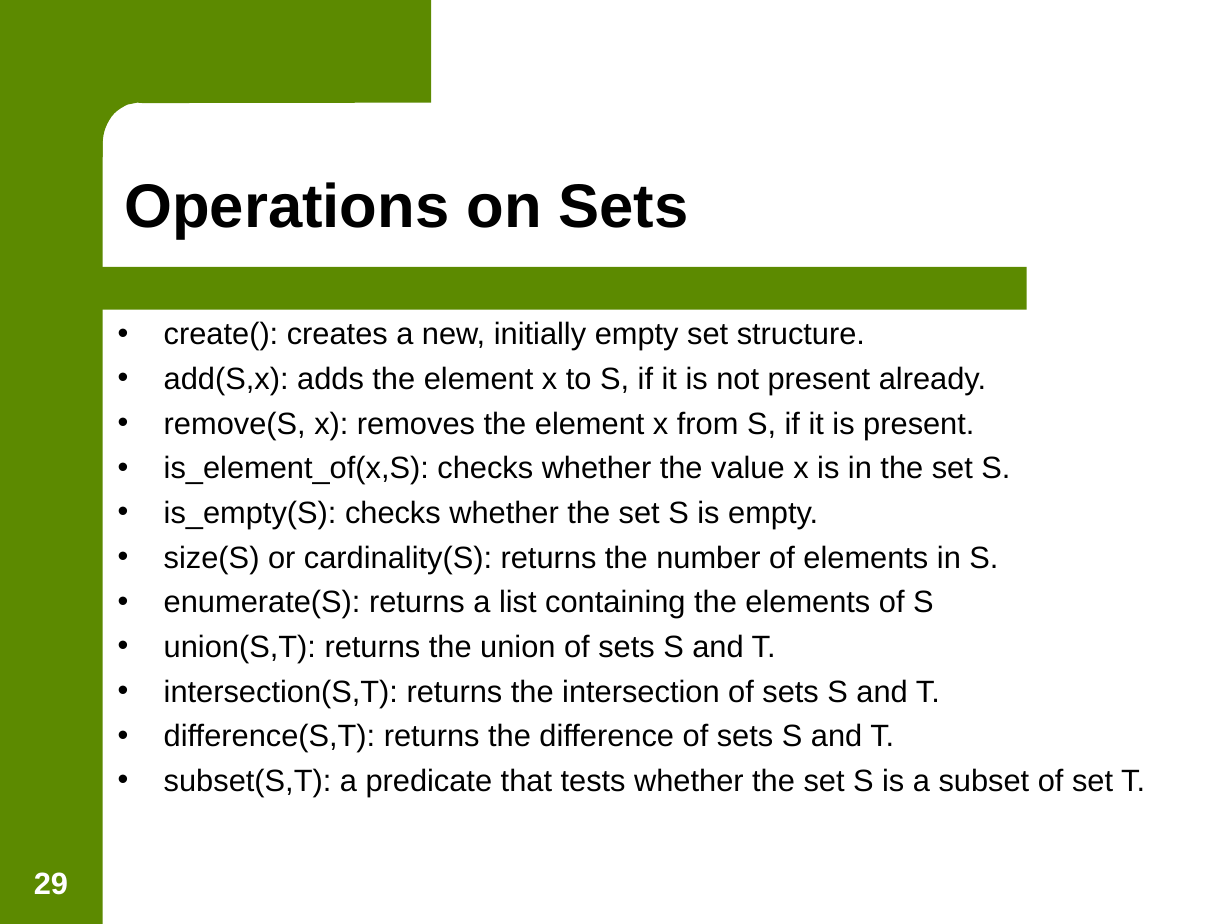
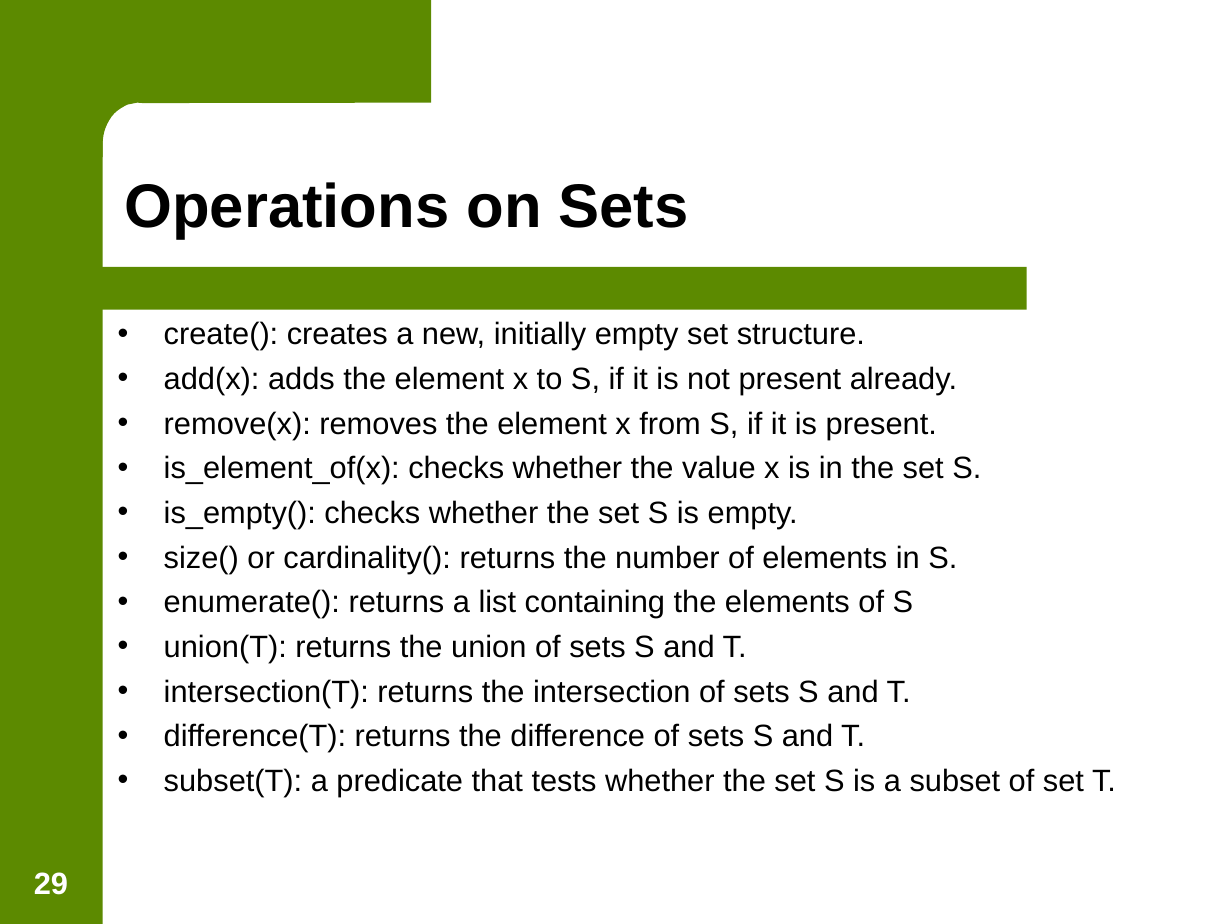
Before and after one commit to jasongraalum/NB_2018, a slide deck: slide 29 of Summer/Material/Lecture_Slides/Lecture 10 - Stacks and Queues - C++.ppt. Drawn at 1232x924 pixels with LibreOffice and Linux fonts; fonts in the diff are those of the drawing; background and template pictures are left out. Boxes give left, top, right and bottom in pixels: in the first picture for what was removed or moved away, otherwise in the second. Text is boxed around its words. In the diff, an @@ line names an element or a change of style, - is before the commit and + after.

```diff
--- a/Summer/Material/Lecture_Slides/Lecture 10 - Stacks and Queues - C++.ppt
+++ b/Summer/Material/Lecture_Slides/Lecture 10 - Stacks and Queues - C++.ppt
@@ text at <box>164,366,1116,797</box>: text changed @@
-• add(S,x): adds the element x to S, if it is not present already.
-• remove(S, x): removes the element x from S, if it is present.
-• is_element_of(x,S): checks whether the value x is in the set S.
-• is_empty(S): checks whether the set S is empty.
-• size(S) or cardinality(S): returns the number of elements in S.
-• enumerate(S): returns a list containing the elements of S
-• union(S,T): returns the union of sets S and T.
-• intersection(S,T): returns the intersection of sets S and T.
-• difference(S,T): returns the difference of sets S and T.
-• subset(S,T): a predicate that tests whether the set S is a subset of set T.
+• add(x): adds the element x to S, if it is not present already.
+• remove(x): removes the element x from S, if it is present.
+• is_element_of(x): checks whether the value x is in the set S.
+• is_empty(): checks whether the set S is empty.
+• size() or cardinality(): returns the number of elements in S.
+• enumerate(): returns a list containing the elements of S
+• union(T): returns the union of sets S and T.
+• intersection(T): returns the intersection of sets S and T.
+• difference(T): returns the difference of sets S and T.
+• subset(T): a predicate that tests whether the set S is a subset of set T.
```
Also in this commit, not shown: 1 other slide changed, 11 other files.
